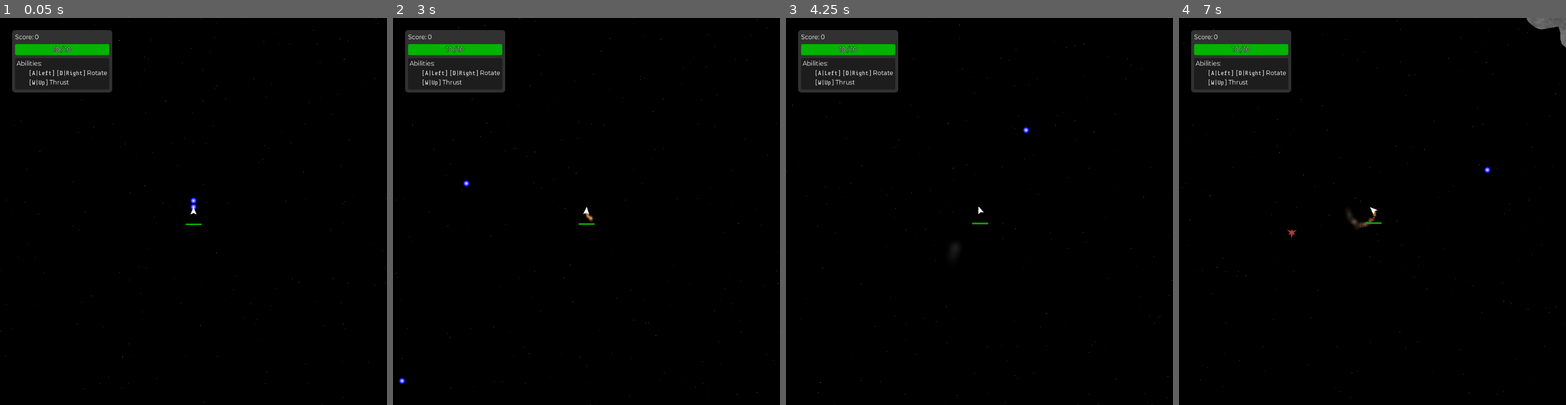
Above: before the commit, frames 1-4 (left to right).
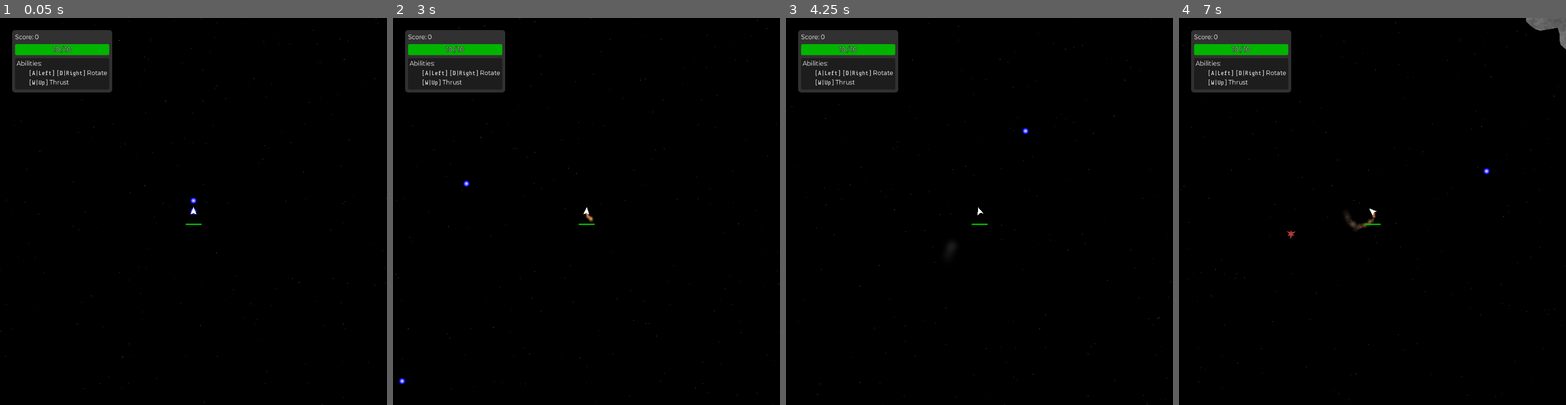
Above: after the commit, the same moments.

Repository: Trantarius/ArcadeGame
Game: Godot game, scene res://main.tscn
Two runs of this game, one before a commit and one after it. Both use one fixed random seed, a clock stepped at 60 frames per second and the inputs below. The engine's default icon, where the game draws it, is replaced by a stand-in: a white triangle on a blue panel in a dark square.
Inputs (mouse positions are in pixels of both pictures, inside the frame that each line leads up to):
- Up to frame 1 (0.05 s): no input
- Up to frame 2 (3 s): move the mouse to (671, 192) at 0.52 s; hold D (right) 0.53-1.28 s; tap Space (shoot) every 0.75 s from 0.6 to 2.85 s; move the mouse to (509, 230) at 1.27 s; hold A (left) 1.28-2.03 s; move the mouse to (625, 126) at 2.02 s; hold D (right) 2.03-2.78 s; move the mouse to (567, 288) at 2.77 s; hold W (forward) from 2.78 s (still down)
- Up to frame 3 (4.25 s): move the mouse to (1095, 269) at 3.52 s; release W (forward) at 3.53 s; hold A (left) from 3.53 s (still down); tap Space (shoot) at 3.6 s
- Up to frame 4 (7 s): move the mouse to (1256, 153) at 4.27 s; tap Space (shoot) every 0.75 s from 4.35 to 6.6 s; move the mouse to (1391, 211) at 5.02 s; move the mouse to (1314, 114) at 5.77 s; release A (left) at 5.78 s; hold D (right) 5.78-6.53 s; move the mouse to (1457, 192) at 6.52 s; hold W (forward) from 6.53 s (still down)

The runs differ from the first frame. In frame 1, less than 0.1% of the frame differs, in the area x 49-51%, y 48-51%; in frame 2, 0.1%; in frame 3, 0.1%; in frame 4, 0.3%, in the area x 0-100%, y 0-99%.

Commit message:
interpolator bugs

Diff:
--- a/Interpolator.gd
+++ b/Interpolator.gd
@@ -4,29 +4,30 @@
 enum{IGNORE=0,TRACK=1,INTERPOLATE=2}
 @export_enum('Ignore:0','Track:1','Interpolate:2') var position_behavior:int = INTERPOLATE
 @export_enum('Ignore:0','Track:1','Interpolate:2') var rotation_behavior:int = INTERPOLATE
-@export_enum('Ignore:0','Track:1','Interpolate:2') var scale_behavior:int = INTERPOLATE
+@export_enum('Ignore:0','Track:1') var scale_behavior:int = TRACK
+
+## If non-null, the parent's linear velocity is ignored and this is used instead. Must be either null or a Vector2.
+var linear_velocity_override:Variant = null
+## If non-null, the parent's angular velocity is ignored and this is used instead. Must be either null or a float.
+var angular_velocity_override:Variant = null
 
 func _ready()->void:
 	top_level = true
 
-func _enter_tree()->void:
-	RenderingServer.frame_pre_draw.connect(update)
-
-func _exit_tree() -> void:
-	RenderingServer.frame_pre_draw.disconnect(update)
-
-func update() -> void:
+func _process(_delta:float) -> void:
 	var dt:float = Engine.get_physics_interpolation_fraction()*Engine.time_scale/Engine.physics_ticks_per_second
 	match position_behavior:
 		TRACK:
 			global_position = get_parent().global_position
 		INTERPOLATE:
-			global_position = get_parent().global_position + get_parent().linear_velocity * dt
+			global_position = get_parent().global_position + (
+				linear_velocity_override if linear_velocity_override is Vector2 else get_parent().linear_velocity) * dt
 	match rotation_behavior:
 		TRACK:
 			global_rotation = get_parent().global_rotation
 		INTERPOLATE:
-			global_rotation = get_parent().global_rotation + get_parent().angular_velocity * dt
+			global_rotation = get_parent().global_rotation + (
+				angular_velocity_override if angular_velocity_override is float else get_parent().angular_velocity) * dt
 	match scale_behavior:
-		TRACK, INTERPOLATE:
+		TRACK:
 			global_scale = get_parent().global_scale
--- a/health_bar.gd
+++ b/health_bar.gd
@@ -3,8 +3,8 @@
 ## Hides the health bar when the subject's health is full
 var hide_when_full:bool = false
 
-func update()->void:
-	super()
+func _process(_delta: float) -> void:
+	super(_delta)
 	$ProgressBar.offset_left = -get_parent().radius * 0.666
 	$ProgressBar.offset_right = get_parent().radius * 0.666
 	$ProgressBar.offset_top = get_parent().radius
--- a/hornet/hornet.gd
+++ b/hornet/hornet.gd
@@ -2,6 +2,8 @@
 
 ## Time between shots (seconds).
 const fire_delay:float = 4
+## How long shots take to charge (must be less than fire_delay)
+const charge_delay:float = 3
 var fire_timer:CountdownTimer = CountdownTimer.new()
 var charging_shot:Projectile
 
@@ -11,12 +13,6 @@
 func _ready()->void:
 	fire_timer.max_time = fire_delay
 	fire_timer.min_time = 0
-	make_new_shot()
-
-func _integrate_forces(state: PhysicsDirectBodyState2D) -> void:
-	super(state)
-	if(is_instance_valid(charging_shot)):
-		charging_shot.linear_velocity = state.get_velocity_at_local_position($Marker2D.position)
 
 func _physics_process(delta: float) -> void:
 
@@ -41,14 +37,21 @@
 		var tdist:float = (target.position-position).length()
 		fire_timer.reverse = tdist>3*base_distance/2
 
-	if(!is_instance_valid(charging_shot)):
+
+	if(is_instance_valid(charging_shot)):
+		if(fire_timer.time > charge_delay):
+			charging_shot.queue_free()
+			charging_shot=null
+		else:
+			charging_shot.scale = Vector2.ONE * (fire_delay-fire_timer.time)/fire_delay
+			var interp:Interpolator = charging_shot.get_node(^'Interpolator')
+			interp.linear_velocity_override = linear_velocity + angular_velocity * $Marker2D.position.orthogonal()
+			interp.angular_velocity_override = angular_velocity
+			if(fire_timer.time<=0):
+				fire()
+				fire_timer.time += fire_delay
+	elif(fire_timer.time<=charge_delay):
 		make_new_shot()
-
-	charging_shot.scale = Vector2.ONE * (fire_delay-fire_timer.time)/fire_delay
-	charging_shot.damage_amount = (fire_delay-fire_timer.time)/fire_delay
-	if(fire_timer.time<=0):
-		fire()
-		fire_timer.time += fire_delay
 
 func make_new_shot()->void:
 	if(is_instance_valid(charging_shot)):
@@ -57,17 +60,16 @@
 	add_child(charging_shot)
 	charging_shot.position=$Marker2D.position
 	charging_shot.source=self
-	charging_shot.process_mode = Node.PROCESS_MODE_DISABLED
 	charging_shot.hit.connect(on_charging_shot_hit)
 
 func on_charging_shot_hit(_collision:KinematicCollision2D)->void:
-	fire_timer.time = 0
-	make_new_shot()
+	fire_timer.time = fire_delay
 
 func fire()->void:
 	charging_shot.reparent(get_parent())
 	charging_shot.linear_velocity = 200 * global_transform.basis_xform(Vector2.RIGHT).normalized() + linear_velocity
 	charging_shot.hit.disconnect(on_charging_shot_hit)
-	charging_shot.process_mode = Node.PROCESS_MODE_INHERIT
+	var interp:Interpolator = charging_shot.get_node(^'Interpolator')
+	interp.linear_velocity_override = null
+	interp.angular_velocity_override = null
 	charging_shot=null
-	make_new_shot()
--- a/hornet/hornet.tscn
+++ b/hornet/hornet.tscn
@@ -12,6 +12,15 @@
 max_health = 3.0
 radius = 24.0
 
+[node name="Interpolator" type="Node2D" parent="."]
+script = ExtResource("3_k1hes")
+
+[node name="Polygon2D" type="Polygon2D" parent="Interpolator"]
+position = Vector2(8, 0)
+rotation = 1.5708
+color = Color(0.752941, 0.345098, 0.32549, 1)
+polygon = PackedVector2Array(-16, 4, -12, -8, -8, 0, 8, 0, 12, -8, 16, 4, 8, 12, 0, 32, -8, 12)
+
 [node name="CollisionPolygon2D" type="CollisionPolygon2D" parent="."]
 position = Vector2(8, 0)
 rotation = 1.5708
@@ -23,12 +32,3 @@
 
 [node name="Marker2D" type="Marker2D" parent="."]
 position = Vector2(16, 0)
-
-[node name="Interpolator" type="Node2D" parent="."]
-script = ExtResource("3_k1hes")
-
-[node name="Polygon2D" type="Polygon2D" parent="Interpolator"]
-position = Vector2(8, 0)
-rotation = 1.5708
-color = Color(0.752941, 0.345098, 0.32549, 1)
-polygon = PackedVector2Array(-16, 4, -12, -8, -8, 0, 8, 0, 12, -8, 16, 4, 8, 12, 0, 32, -8, 12)
--- a/hornet/hornet_shot.tscn
+++ b/hornet/hornet_shot.tscn
@@ -2,9 +2,6 @@
 
 [ext_resource type="Script" path="res://Projectile.gd" id="1_1d245"]
 [ext_resource type="Script" path="res://Interpolator.gd" id="2_v0427"]
-
-[sub_resource type="CircleShape2D" id="CircleShape2D_132tx"]
-radius = 12.0
 
 [sub_resource type="Gradient" id="Gradient_scb42"]
 interpolation_color_space = 2
@@ -19,18 +16,20 @@
 fill_from = Vector2(0.5, 0.5)
 fill_to = Vector2(0.5, 0)
 
+[sub_resource type="CircleShape2D" id="CircleShape2D_132tx"]
+radius = 12.0
+
 [node name="HornetShot" type="AnimatableBody2D"]
 collision_layer = 0
 collision_mask = 3
 sync_to_physics = false
 script = ExtResource("1_1d245")
 
-[node name="CollisionShape2D" type="CollisionShape2D" parent="."]
-visible = false
-shape = SubResource("CircleShape2D_132tx")
-
 [node name="Interpolator" type="Node2D" parent="."]
 script = ExtResource("2_v0427")
 
 [node name="Sprite2D" type="Sprite2D" parent="Interpolator"]
 texture = SubResource("GradientTexture2D_7y4g8")
+
+[node name="CollisionShape2D" type="CollisionShape2D" parent="."]
+shape = SubResource("CircleShape2D_132tx")
--- a/player/camera.gd
+++ b/player/camera.gd
@@ -18,7 +18,6 @@
 	$AmbientParticles.process_material.set_shader_parameter('height',vp.size.y)
 	$AmbientParticles.amount = ambient_particle_density * vp.size.x*vp.size.y / 1_000_000
 
-# Called every frame. 'delta' is the elapsed time since the previous frame.
 func _process(delta: float) -> void:
 	if(is_free):
 		position += velocity * delta
@@ -26,16 +25,7 @@
 		velocity = (global_position-_last_pos)/delta
 		_last_pos = global_position
 
-func _enter_tree()->void:
-	top_level=true
-	RenderingServer.frame_pre_draw.connect(update)
-
-func _exit_tree() -> void:
-	RenderingServer.frame_pre_draw.disconnect(update)
-
-func update() -> void:
-	if(!is_free):
 		var dt:float = (Engine.get_physics_interpolation_fraction()*Engine.time_scale)/Engine.physics_ticks_per_second
 		var targpos:Vector2 = get_parent().position + get_parent().linear_velocity * dt
-		var delta = (targpos-position).limit_length(get_parent().max_linear_speed*get_process_delta_time())
-		global_position += delta
+		var disp:Vector2 = (targpos-position).limit_length(get_parent().max_linear_speed*get_process_delta_time())
+		global_position += disp
--- a/player/player.tscn
+++ b/player/player.tscn
@@ -71,12 +71,6 @@
 max_angular_speed = 16.0
 angular_control_mode = 2
 
-[node name="Muzzle" type="Marker2D" parent="."]
-position = Vector2(0, -12)
-
-[node name="CollisionPolygon2D" type="CollisionPolygon2D" parent="."]
-polygon = PackedVector2Array(-8, 8, 0, -12, 8, 8, 0, 4)
-
 [node name="Interpolator" type="Node2D" parent="."]
 script = ExtResource("2_kqvhg")
 
@@ -91,6 +85,12 @@
 process_material = SubResource("ShaderMaterial_61lre")
 texture = SubResource("GradientTexture2D_v4qv1")
 
+[node name="Muzzle" type="Marker2D" parent="."]
+position = Vector2(0, -12)
+
+[node name="CollisionPolygon2D" type="CollisionPolygon2D" parent="."]
+polygon = PackedVector2Array(-8, 8, 0, -12, 8, 8, 0, 4)
+
 [node name="Camera2D" type="Camera2D" parent="."]
 top_level = true
 script = ExtResource("2_ccbte")
--- a/ui/ability_card.gd
+++ b/ui/ability_card.gd
@@ -2,70 +2,59 @@
 class_name AbilityCard
 extends Control
 
-@export var highlighted:bool:
-	set(to):
-		if(has_node(^'PanelContainer/Highlight')):
-			$PanelContainer/Highlight.visible = to
-	get:
-		if(has_node(^'PanelContainer/Highlight')):
-			return $PanelContainer/Highlight.visible
-		else:
-			return false
-
 @export var title:String:
 	set(to):
-		if(has_node(^'PanelContainer/MarginContainer/VBoxContainer/Title')):
-			$PanelContainer/MarginContainer/VBoxContainer/Title.text = to
+		if(has_node(^'MarginContainer/VBoxContainer/Title')):
+			$MarginContainer/VBoxContainer/Title.text = to
 	get:
-		if(has_node(^'PanelContainer/MarginContainer/VBoxContainer/Title')):
-			return $PanelContainer/MarginContainer/VBoxContainer/Title.text
+		if(has_node(^'MarginContainer/VBoxContainer/Title')):
+			return $MarginContainer/VBoxContainer/Title.text
 		else:
 			return ''
 
 @export var texture:Texture2D:
 	set(to):
-		if(has_node(^'PanelContainer/MarginContainer/VBoxContainer/TextureRect')):
-			$PanelContainer/MarginContainer/VBoxContainer/TextureRect.texture = to
+		if(has_node(^'MarginContainer/VBoxContainer/TextureRect')):
+			$MarginContainer/VBoxContainer/TextureRect.texture = to
 	get:
-		if(has_node(^'PanelContainer/MarginContainer/VBoxContainer/TextureRect')):
-			return $PanelContainer/MarginContainer/VBoxContainer/TextureRect.texture
+		if(has_node(^'MarginContainer/VBoxContainer/TextureRect')):
+			return $MarginContainer/VBoxContainer/TextureRect.texture
 		else:
 			return null
 
-const type_prefix:String='[center][i]'
-const type_suffix:String='[/i][/center]'
+const _type_prefix:String='[center][i]'
+const _type_suffix:String='[/i][/center]'
 @export var type:String:
 	set(to):
-		if(has_node(^'PanelContainer/MarginContainer/VBoxContainer/Type')):
-			$PanelContainer/MarginContainer/VBoxContainer/Type.text = type_prefix + to + type_suffix
+		if(has_node(^'MarginContainer/VBoxContainer/Type')):
+			$MarginContainer/VBoxContainer/Type.text = _type_prefix + to + _type_suffix
 	get:
-		if(has_node(^'PanelContainer/MarginContainer/VBoxContainer/Type')):
-			return $PanelContainer/MarginContainer/VBoxContainer/Type.text.trim_prefix(type_prefix).trim_suffix(type_suffix)
+		if(has_node(^'MarginContainer/VBoxContainer/Type')):
+			return $MarginContainer/VBoxContainer/Type.text.trim_prefix(_type_prefix).trim_suffix(_type_suffix)
 		return ''
 
 @export_multiline var description:String:
 	set(to):
-		if(has_node(^'PanelContainer/MarginContainer/VBoxContainer/Description')):
-			$PanelContainer/MarginContainer/VBoxContainer/Description.text = to
+		if(has_node(^'MarginContainer/VBoxContainer/Description')):
+			$MarginContainer/VBoxContainer/Description.text = to
 	get:
-		if(has_node(^'PanelContainer/MarginContainer/VBoxContainer/Description')):
-			return $PanelContainer/MarginContainer/VBoxContainer/Description.text
+		if(has_node(^'MarginContainer/VBoxContainer/Description')):
+			return $MarginContainer/VBoxContainer/Description.text
 		else:
 			return ''
 
 @export var state:String:
 	set(to):
-		if(has_node(^'PanelContainer/MarginContainer/VBoxContainer/State')):
-			$PanelContainer/MarginContainer/VBoxContainer/State.text = to
+		if(has_node(^'MarginContainer/VBoxContainer/State')):
+			$MarginContainer/VBoxContainer/State.text = to
 	get:
-		if(has_node(^'PanelContainer/MarginContainer/VBoxContainer/State')):
-			return $PanelContainer/MarginContainer/VBoxContainer/State.text
+		if(has_node(^'MarginContainer/VBoxContainer/State')):
+			return $MarginContainer/VBoxContainer/State.text
 		else:
 			return ''
 
 func build_from(ability:PlayerAbility)->void:
 	title = ability.ability_name
-	#if(is_instance_valid(ability.texture)):
 	texture = ability.texture
 	type = ability.type
 	description = AbilityCard.format_description(ability)
@@ -74,7 +63,9 @@
 	else:
 		state = 'New'
 
-## Handles some special escapes and turns them into BBCode
+## Handles some special escapes and turns them into BBCode. [br]
+## [code]{action <actionname>}[/code] will insert the current keybind for the input action with name [code]actionname[/code].[br]
+## [code]{property <propname>}[/code] will retrieve a property named [code]propname[/code] from the ability node.
 static func format_description(ability:PlayerAbility)->String:
 	var input:String = ability.description
 	var escape_rex:RegEx = RegEx.create_from_string("\\{\\s*(\\w+)\\s*(\\S+)?\\s*\\}")
--- a/ui/ability_card.tscn
+++ b/ui/ability_card.tscn
@@ -20,12 +20,16 @@
 expand_margin_right = 10.0
 expand_margin_bottom = 10.0
 
-[node name="AbilityCard" type="AspectRatioContainer"]
-offset_left = 4.0
-offset_top = 4.0
-offset_right = 623.0
-offset_bottom = 906.0
-ratio = 0.5
+[node name="AbilityCard" type="PanelContainer"]
+custom_minimum_size = Vector2(360, 720)
+offset_left = 129.0
+offset_top = 91.0
+offset_right = 489.0
+offset_bottom = 811.0
+size_flags_horizontal = 4
+size_flags_vertical = 4
+theme = ExtResource("1_7joci")
+theme_type_variation = &"FatPanel"
 script = ExtResource("1_mtnm2")
 title = "Ability Name"
 texture = ExtResource("2_xth7e")
@@ -34,40 +38,32 @@
 This is a super weird way of writing"
 state = "Equipped or not"
 
-[node name="PanelContainer" type="PanelContainer" parent="."]
-custom_minimum_size = Vector2(360, 720)
-layout_mode = 2
-size_flags_horizontal = 4
-size_flags_vertical = 4
-theme = ExtResource("1_7joci")
-theme_type_variation = &"FatPanel"
-
-[node name="MarginContainer" type="MarginContainer" parent="PanelContainer"]
+[node name="MarginContainer" type="MarginContainer" parent="."]
 layout_mode = 2
 theme_override_constants/margin_left = 8
 theme_override_constants/margin_top = 8
 theme_override_constants/margin_right = 8
 theme_override_constants/margin_bottom = 8
 
-[node name="VBoxContainer" type="VBoxContainer" parent="PanelContainer/MarginContainer"]
+[node name="VBoxContainer" type="VBoxContainer" parent="MarginContainer"]
 layout_mode = 2
 size_flags_horizontal = 3
 theme_override_constants/separation = 12
 
-[node name="Title" type="Label" parent="PanelContainer/MarginContainer/VBoxContainer"]
+[node name="Title" type="Label" parent="MarginContainer/VBoxContainer"]
 layout_mode = 2
 theme_override_font_sizes/font_size = 24
 text = "Ability Name"
 horizontal_alignment = 1
 vertical_alignment = 1
 
-[node name="TextureRect" type="TextureRect" parent="PanelContainer/MarginContainer/VBoxContainer"]
+[node name="TextureRect" type="TextureRect" parent="MarginContainer/VBoxContainer"]
 layout_mode = 2
 size_flags_vertical = 3
 texture = ExtResource("2_xth7e")
 stretch_mode = 5
 
-[node name="Type" type="RichTextLabel" parent="PanelContainer/MarginContainer/VBoxContainer"]
+[node name="Type" type="RichTextLabel" parent="MarginContainer/VBoxContainer"]
 layout_mode = 2
 theme_override_colors/default_color = Color(0.596078, 0.596078, 0.596078, 1)
 bbcode_enabled = true
@@ -76,19 +72,19 @@
 scroll_active = false
 autowrap_mode = 0
 
-[node name="Description" type="RichTextLabel" parent="PanelContainer/MarginContainer/VBoxContainer"]
+[node name="Description" type="RichTextLabel" parent="MarginContainer/VBoxContainer"]
 layout_mode = 2
 size_flags_vertical = 3
 bbcode_enabled = true
 text = "Description Here [code]abcdef[/code]
 This is a super weird way of writing"
 
-[node name="State" type="Label" parent="PanelContainer/MarginContainer/VBoxContainer"]
+[node name="State" type="Label" parent="MarginContainer/VBoxContainer"]
 layout_mode = 2
 text = "Equipped or not"
 horizontal_alignment = 1
 
-[node name="Highlight" type="Panel" parent="PanelContainer"]
+[node name="Highlight" type="Panel" parent="."]
 visible = false
 layout_mode = 2
 theme_override_styles/panel = SubResource("StyleBoxFlat_yi7yr")
--- a/ui/ability_choice_screen.gd
+++ b/ui/ability_choice_screen.gd
@@ -11,8 +11,8 @@
 		if(is_inside_tree()):
 			right_card.build_from(right_ability)
 
-@onready var left_card:Control = $PanelContainer/PanelContainer/HBoxContainer/AbilityCard
-@onready var right_card:Control = $PanelContainer/PanelContainer/HBoxContainer/AbilityCard2
+@onready var left_card:Control = $PanelContainer/PanelContainer/HBoxContainer/MarginContainer/AbilityCard
+@onready var right_card:Control = $PanelContainer/PanelContainer/HBoxContainer/MarginContainer2/AbilityCard
 
 signal select_finished(ability:PlayerAbility)
 
@@ -22,21 +22,15 @@
 		left_card.build_from(left_ability)
 	if(is_instance_valid(right_ability)):
 		right_card.build_from(right_ability)
+	grab_focus.call_deferred()
 
-func _unhandled_input(event: InputEvent) -> void:
-	get_viewport().set_input_as_handled()
-	if(event.is_action('left')):
-		left_card.highlighted = true
-		right_card.highlighted = false
-	elif(event.is_action('right')):
-		right_card.highlighted = true
-		left_card.highlighted = false
-	elif(event.is_action('shoot')):
-		if(left_card.highlighted):
-			get_tree().paused = false
-			select_finished.emit(left_ability)
-			queue_free()
-		elif(right_card.highlighted):
-			get_tree().paused = false
-			select_finished.emit(right_ability)
-			queue_free()
+
+func _on_left_card_button_pressed() -> void:
+	get_tree().paused = false
+	select_finished.emit(left_ability)
+	queue_free()
+
+func _on_right_card_button_pressed() -> void:
+	get_tree().paused = false
+	select_finished.emit(right_ability)
+	queue_free()
--- a/ui/ability_choice_screen.tscn
+++ b/ui/ability_choice_screen.tscn
@@ -1,8 +1,9 @@
-[gd_scene load_steps=4 format=3 uid="uid://b72dt15h7x3d3"]
+[gd_scene load_steps=5 format=3 uid="uid://b72dt15h7x3d3"]
 
 [ext_resource type="Theme" uid="uid://d0ifc4kse0sbj" path="res://ui/theme/theme.tres" id="1_4k8iq"]
 [ext_resource type="Script" path="res://ui/ability_choice_screen.gd" id="1_g7nl0"]
 [ext_resource type="PackedScene" uid="uid://bphxkifsy51tq" path="res://ui/ability_card.tscn" id="2_jkpbh"]
+[ext_resource type="StyleBox" uid="uid://buipdekyx2hg1" path="res://ui/theme/focus_fat.tres" id="5_or3qb"]
 
 [node name="AbilityChoiceScreen" type="CenterContainer"]
 process_mode = 3
@@ -11,7 +12,12 @@
 anchor_bottom = 1.0
 grow_horizontal = 2
 grow_vertical = 2
+focus_neighbor_left = NodePath("PanelContainer/PanelContainer/HBoxContainer/MarginContainer/LeftCardButton")
+focus_neighbor_right = NodePath("PanelContainer/PanelContainer/HBoxContainer/MarginContainer2/RightCardButton")
+focus_next = NodePath("PanelContainer/PanelContainer/HBoxContainer/MarginContainer/LeftCardButton")
+focus_previous = NodePath("PanelContainer/PanelContainer/HBoxContainer/MarginContainer2/RightCardButton")
 focus_mode = 2
+mouse_filter = 0
 theme = ExtResource("1_4k8iq")
 script = ExtResource("1_g7nl0")
 
@@ -27,8 +33,35 @@
 layout_mode = 2
 theme_override_constants/separation = 8
 
-[node name="AbilityCard" parent="PanelContainer/PanelContainer/HBoxContainer" instance=ExtResource("2_jkpbh")]
+[node name="MarginContainer" type="MarginContainer" parent="PanelContainer/PanelContainer/HBoxContainer"]
 layout_mode = 2
 
-[node name="AbilityCard2" parent="PanelContainer/PanelContainer/HBoxContainer" instance=ExtResource("2_jkpbh")]
+[node name="AbilityCard" parent="PanelContainer/PanelContainer/HBoxContainer/MarginContainer" instance=ExtResource("2_jkpbh")]
 layout_mode = 2
+
+[node name="LeftCardButton" type="Button" parent="PanelContainer/PanelContainer/HBoxContainer/MarginContainer"]
+layout_mode = 2
+focus_neighbor_left = NodePath(".")
+focus_neighbor_right = NodePath("../../MarginContainer2/RightCardButton")
+focus_next = NodePath("../../MarginContainer2/RightCardButton")
+focus_previous = NodePath("../../MarginContainer2/RightCardButton")
+theme_override_styles/focus = ExtResource("5_or3qb")
+flat = true
+
+[node name="MarginContainer2" type="MarginContainer" parent="PanelContainer/PanelContainer/HBoxContainer"]
+layout_mode = 2
+
+[node name="AbilityCard" parent="PanelContainer/PanelContainer/HBoxContainer/MarginContainer2" instance=ExtResource("2_jkpbh")]
+layout_mode = 2
+
+[node name="RightCardButton" type="Button" parent="PanelContainer/PanelContainer/HBoxContainer/MarginContainer2"]
+layout_mode = 2
+focus_neighbor_left = NodePath("../../MarginContainer/LeftCardButton")
+focus_neighbor_right = NodePath(".")
+focus_next = NodePath("../../MarginContainer/LeftCardButton")
+focus_previous = NodePath("../../MarginContainer/LeftCardButton")
+theme_override_styles/focus = ExtResource("5_or3qb")
+flat = true
+
+[connection signal="pressed" from="PanelContainer/PanelContainer/HBoxContainer/MarginContainer/LeftCardButton" to="." method="_on_left_card_button_pressed"]
+[connection signal="pressed" from="PanelContainer/PanelContainer/HBoxContainer/MarginContainer2/RightCardButton" to="." method="_on_right_card_button_pressed"]
--- a/ui/debug_menu.tscn
+++ b/ui/debug_menu.tscn
@@ -4,16 +4,6 @@
 
 [sub_resource type="GDScript" id="GDScript_2tfo1"]
 script/source = "extends PanelContainer
-
-
-# Called when the node enters the scene tree for the first time.
-func _ready() -> void:
-	pass # Replace with function body.
-
-
-# Called every frame. 'delta' is the elapsed time since the previous frame.
-func _process(delta: float) -> void:
-	pass
 
 func _input(event: InputEvent) -> void:
 	if(event.is_action_pressed(\"debug\")):
--- /dev/null
+++ b/ui/theme/focus_fat.tres
@@ -0,0 +1,17 @@
+[gd_resource type="StyleBoxFlat" format=3 uid="uid://buipdekyx2hg1"]
+
+[resource]
+draw_center = false
+border_width_left = 4
+border_width_top = 4
+border_width_right = 4
+border_width_bottom = 4
+border_color = Color(0.886275, 0.713726, 0.235294, 1)
+corner_radius_top_left = 8
+corner_radius_top_right = 8
+corner_radius_bottom_right = 8
+corner_radius_bottom_left = 8
+expand_margin_left = 2.0
+expand_margin_top = 2.0
+expand_margin_right = 2.0
+expand_margin_bottom = 2.0
